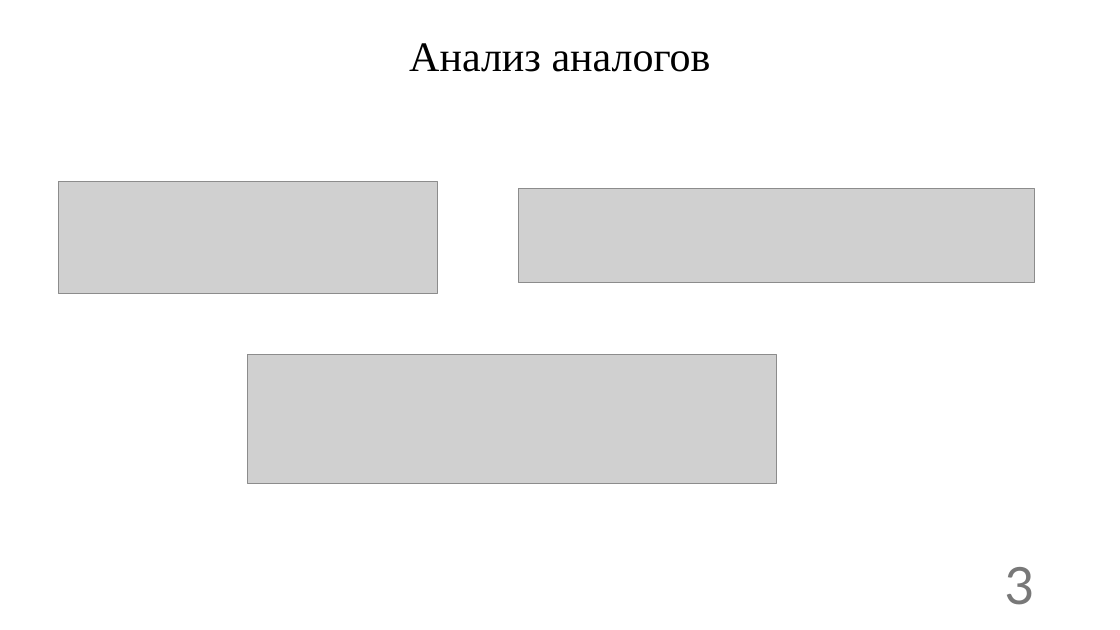
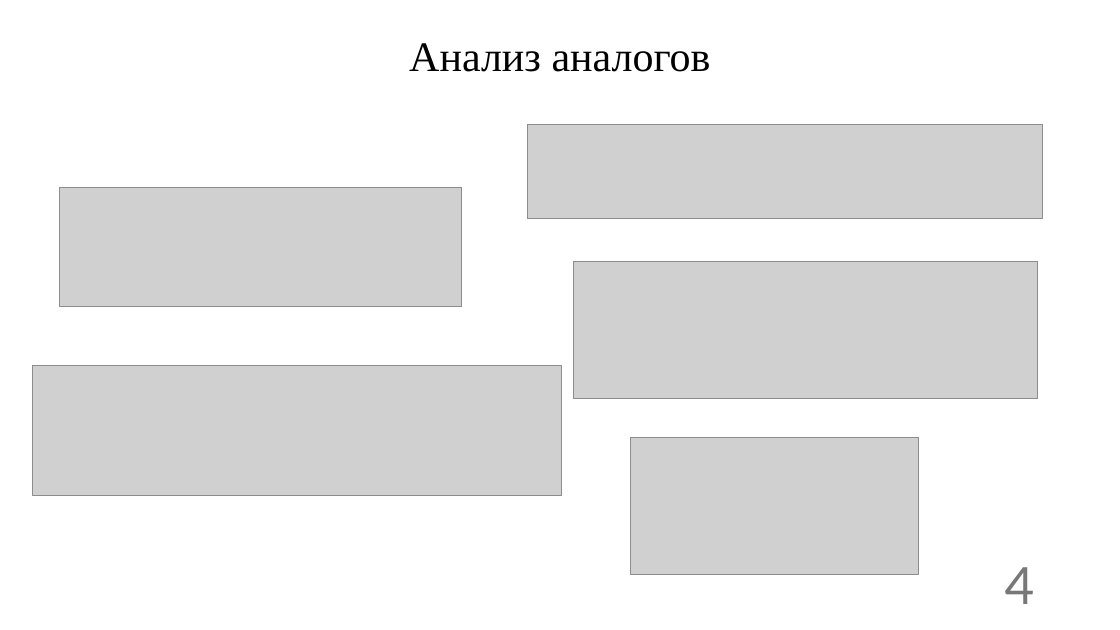
Before and after one commit to Deathlimit/Expert_system_KubSU, a slide deck: slide 4 of Expert_System_presentation.pptx (slide 3 before the commit). Drawn at 1120x630 pixels with LibreOffice and Linux fonts; fonts in the diff are those of the drawing; grey boxes stand for pictures. Boxes give left, top, right and bottom in pixels: in the first picture for what was removed or moved away, otherwise in the second. Text is boxed around its words. In the diff, an @@ line names an element or a change of style, - is before the commit and + after.

```diff
--- a/Expert_System_presentation.pptx
+++ b/Expert_System_presentation.pptx
@@ picture: place and size @@
-picture at <box>518,188,1034,283</box>
+picture at <box>528,124,1044,219</box>
@@ picture: place and size @@
-picture at <box>58,181,437,293</box>
+picture at <box>60,188,461,307</box>
@@ picture added at <box>573,261,1038,398</box> @@
@@ picture: place and size @@
-picture at <box>248,355,777,484</box>
+picture at <box>33,366,562,496</box>
@@ picture added at <box>630,438,918,575</box> @@
@@ page number at <box>1005,567,1035,604</box>: text changed @@
-3
+4
```
Also in this commit, not shown: 12 other slides changed, 4 slides added.
